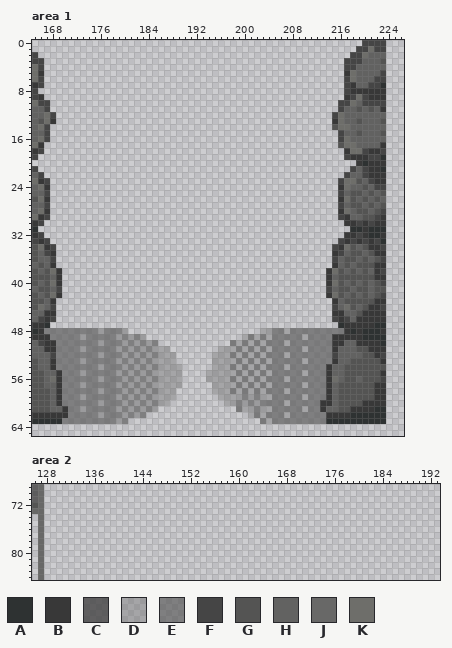
One commit to this pixel-art file: godot_project/Assets/Sprites/Tilesets/Level1/level1_tileset.aseprite. Above is the file before it was changed.
512x512 pixels, 1 frame. Colours within 5 levels of each other are drawn and written as one. Shown: area 1: x 165..226, y 0..65; area 2: x 126..193, y 69..84.
Palette (. is transparent): A #2e3232  B #383838  C #414040c7  D #4444444a  E #45454592  F #454545  G #545453  H #626261  J #686867  K #6e6e6a
Pixels before, area 1 (only the part around the change), first column x 165:
 0 .......................................................FFFF...
 1 ......................................................FFKFF...
 2 F....................................................FFKHHH...
 3 FF..................................................FFFHHHG...
 4 KF..................................................FFHHHHH...
 5 KB..................................................BKHHHHF...
 6 KF..................................................FKHHHFF...
 7 BF..................................................FBHHFFA...
 8 F...................................................FBBBBBB...
 9 FB..................................................BFKFBBB...
10 KFF................................................FFKHFFFF...
11 HHF................................................FHHGHGHB...
12 HHKF..............................................FKHHHHHHH...
13 HGKB..............................................BKHHGHHHG...
14 HKF...............................................GKKHHHHHH...
15 HHF................................................FHHGHHHG...
16 HKF................................................FKHHHHHH...
17 KB.................................................GKKHHHHB...
18 BF..................................................BKKFBBF...
19 F...................................................FBBBFFA...
20 ......................................................BABBB...
21 F....................................................FHFBBA...
22 HF..................................................FHHFBBB...
23 KBF................................................FKKGHFBB...
24 HKB................................................BKHHGHFF...
25 HHF................................................FHGGHGHG...
26 GKB................................................BKGHGHGH...
27 HHF................................................FHGGHGHG...
28 HKB................................................BKHGGHGF...
29 KBF................................................FBHHGGFB...
30 BF..................................................BBFBFBB...
31 A....................................................AABAAA...
32 BF..................................................BBFBAAB...
33 FBF................................................FBFBFBFA...
34 GKBF..............................................FBKGHGBBF...
35 GHFB..............................................BFHGGHGBB...
36 GHHF..............................................FHGGHGHGF...
37 HGHB..............................................BHGHGGGBB...
38 GHGKB............................................BKGHGHGHBF...
39 GGGHB............................................BHGGGGGGBB...
40 GHGKB............................................BKGHGHGHGF...
41 HGGHF............................................FHGGHGGHGG...
42 GHGKB............................................BKGHGHGHGF...
43 GGHB..............................................BHGGGGGBB...
44 GKHF..............................................FHKGHGBBF...
45 HHBB..............................................BBHHGBBBB...
46 HFBF..............................................FBFHBBBBB...
47 BBA................................................ABBBBBAA...
48 ABEEEEEEEEEDEEED......................DDEEDEEEEEEEEEBABAAAB...
49 BBBEEEEEDEEEEEDEDED................DEDEDEEEEEDEEEEBBBBBAAAA...
50 HFBBEEEEEEEDEEEDEDEDE............EDEDEDEEEDEEEEEEEBBHHBBBBA...
51 HHBBEEEEDEEEEEDEDEDEDDD........DDDEDEDEDEEEEEDEEEEBHHHGGBBB...
52 HHHFEEEEEEEDEEEDEDEDEDDD......DDDEDEDEDEEEDEEEEEEEFHHHHGGBF...
53 GHHBEEEEDEEEEEDEDEDEDDDD......DDDDEDEDEDEEEEEDEEEEBHHGGGGGB...
54 GHHBEEEEEEEDEEEDEDEDEDDDD.....DDDEDEDEDEEEDEEEEEEBHHGGGGGGG...
55 GGHHBEEEDEEEEEDEDEDEDDDDD....DDDDDEDEDEDEEEEEDEEEBHHGGGGGGB...
56 GGHKBEEEEEEDEEEDEDEDEDDDD....DDDDEDEDEDEEEDEEEEEEBKHGGHGGGF...
57 GGHHBEEEDEEEEEDEDEDEDDDDD.....DDDDEDEDEDEEEEEDEEEBHGGGGGGBB...
58 GGGHBEEEEEEDEEEDEDEDEDDD......DDDEDEDEDEEEDEEEEEEBHGGGGGGBB...
59 GGGHBEEEDEEEEEDEDEDEDDDD.......DDDDEDEDDEEEEEDEEEBHGGGGGGBB...
60 GGGHBEEEEEEDEEEDEDEDEDD.........DDEDEDEEEEDEEEEEBBHGGGGBBBB...
61 GGGHHBEEDEEEEEDEDEDED.............EDDEDDEEEEEDEEBHHGGBBBBAA...
62 BBBBBBEEEEEDEEEDEDE.................DEDEEEDEEEEEEBBBBAAAAAA...
63 AAAAAEEEEEEEEEDE......................EDEEEEEEEEEAAAAAAAAAA...
64 ..............................................................
65 ..............................................................
Pixels before, area 2, first column x 126:
69 CJ
70 CJ
71 CJ
72 GJ
73 JJ
74 .J
75 .J
76 .J
77 .J
78 .J
79 .J
80 .J
81 .J
82 .J
83 .J
84 .J
Once edited:
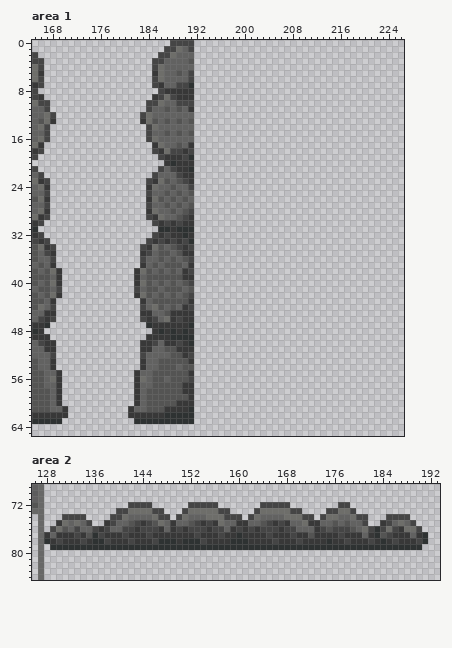
Changes in this commit:
Changed rows in their new state; - is an unchanged pixel.
Area 1:
first column x 167:
 0 ---------------------FFFF----------------------------....
 1 --------------------FFKHF---------------------------.....
 2 -------------------FFKHHH--------------------------......
 3 ------------------FFHHHHG-------------------------.......
 4 ------------------FKHHHHH-------------------------.......
 5 ------------------BKHHGHF-------------------------.......
 6 ------------------FKHHHHF-------------------------.......
 7 ------------------FBHHFFA-------------------------.......
 8 -------------------FBBBBB-------------------------.......
 9 ------------------BFKFBBB-------------------------.......
10 -----------------FFKHHFFF------------------------........
11 -----------------FHHGHGHB------------------------........
12 ----------------FKHHHHHHH-----------------------.........
13 ----------------BKGHGHGHG-----------------------.........
14 -----------------FKHHHHHH-----------------------.........
15 -----------------FHHGHGHG------------------------........
16 -----------------FKHHHHHH------------------------........
17 ------------------BKHHGHB------------------------........
18 ------------------FBKFFBF-------------------------.......
19 -------------------FBBBFA-------------------------.......
20 --------------------BABBB---------------------------.....
21 -------------------FHFBBA--------------------------......
22 ------------------FHHHFBB-------------------------.......
23 -----------------FBKGHGFB------------------------........
24 -----------------BKHHGHHF------------------------........
25 -----------------FHHGHGHG------------------------........
26 -----------------BKGHGHGH------------------------........
27 -----------------FHHGHGHG------------------------........
28 -----------------BKHHGHGF------------------------........
29 -----------------FBKHHGFB------------------------........
30 ------------------FBFBFBB-------------------------.......
31 -------------------AABAAA--------------------------......
32 ------------------FBFBBAB-------------------------.......
33 -----------------FBFBFBFA------------------------........
34 ----------------FBKGHGFBF-----------------------.........
35 ----------------BFHGGHGBB-----------------------.........
36 ----------------FHHGHGHGF-----------------------.........
37 ----------------BHGHGGGHB-----------------------.........
38 ---------------BKGHGHGHBF----------------------..........
39 ---------------BHGGGGGGBB----------------------..........
40 ---------------BKGHGHGHGF----------------------..........
41 ---------------FHGGHGGGHG----------------------..........
42 ---------------BKGHGHGHGF----------------------..........
43 ----------------BHGGGGGGB-----------------------.........
44 ----------------FHKGHGHBF-----------------------.........
45 ----------------BBHHGBBBB-----------------------.........
46 ----------------FBFHKBFBB-----------------------.........
47 -----------------ABBBBBBA------------------------........
48 ..............----BABABAB-----------.....................
49 -................BBBBAAAA--------........................
50 --..............BBFHBBFBA------..........................
51 --..............BBHHGGBBB----............................
52 --..............FHHHHGGBF---.............................
53 --..............BHHGGGGGB---.............................
54 --..............BHHGGGHGG---.............................
55 ---............BHHGGGGGGB--..............................
56 ---............BKHGGHGGGF--..............................
57 ---............BHHGGGGGBB---.............................
58 ---............BHGGGGGGBB---.............................
59 ---............BHGGGGGGGB----............................
60 ---............BHGGGGGBBB-----...........................
61 ----..........BHHGGGBBBBA-------.........................
62 ----..........BBBBBBAAAAA---------.......................
63 ---...........-AAAAAAAAAA-----------.....................
Area 2:
first column x 128:
72 --------------FFFF------FFFFF-------FFFFF--------FF-------------
73 ------------FFKKKKFF---FKKKKKFF----FKKKKKFF----FFKKF------------
74 ---FFFF----FFKHHHHKFF-FKHHHKKKFFF-FKHHHHKKKFF-FKKHHKFF---FFFF---
75 --BKHKHF--BFHHGFBFGKHBHHGFBFBKHHBBHHGFBFBHHKBBHHGHGHHF--BFHKHF--
76 -FKGHFHHFBFHHFFBFFFBHBFBFFFBFFHBFBFBFFFBFFHHHBFGFFFGHKFAFKFBKKF-
77 BHBBBFBGAFBBBFBBBFBBBBBBBFBBBFBBABBBBFBBBFBBGBBBBFBBBHBAGFBBBHBA
78 ABFBBBFBAAFBBBFBBBFAAABAAAFBBBBAAABBBBFBBBFBBBBABBFBBBFBABFBBBFA
79 -AAAAAAAAAAAAAAAAAAAAAAAAAAAAAAAAAAAAAAAAAAAAAAAAAAAAAAAAAAAAAA-
